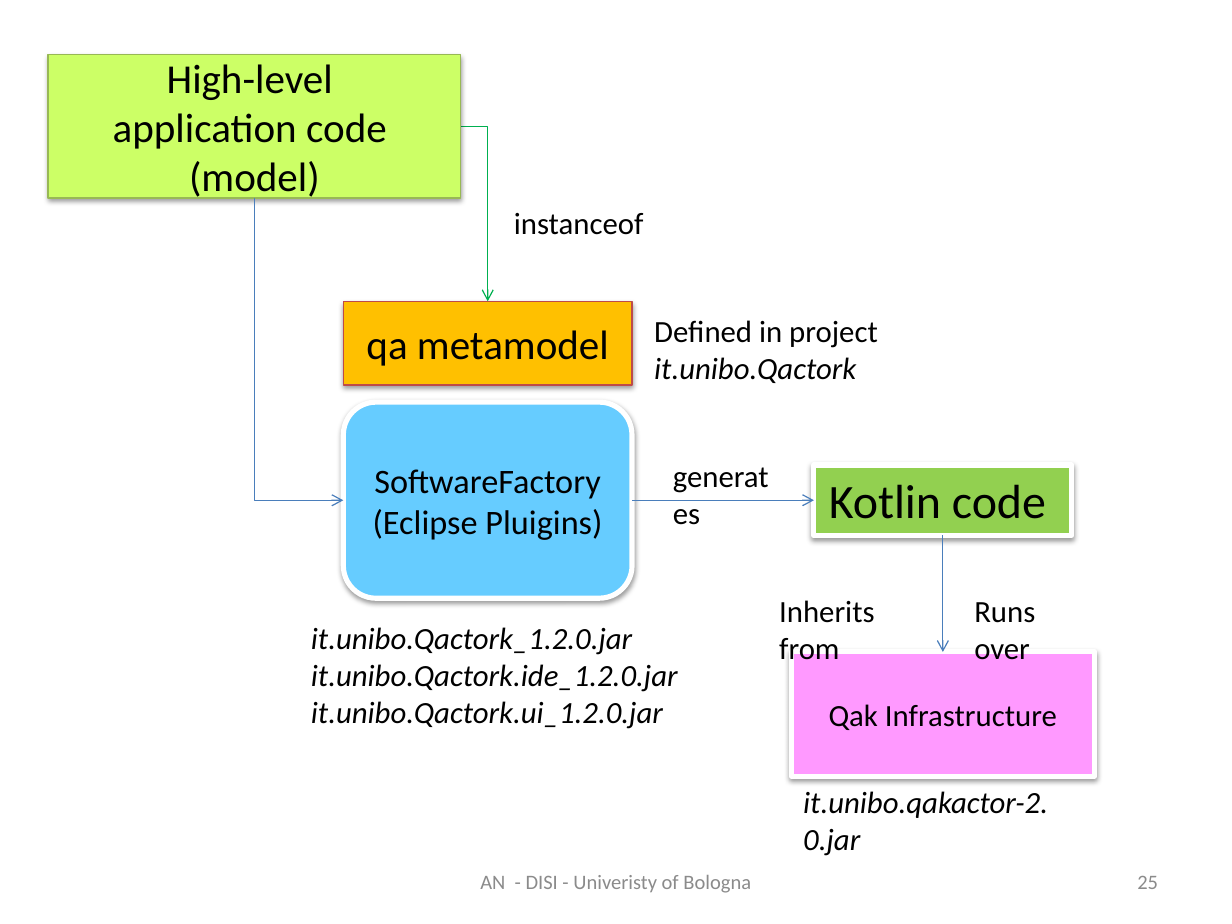
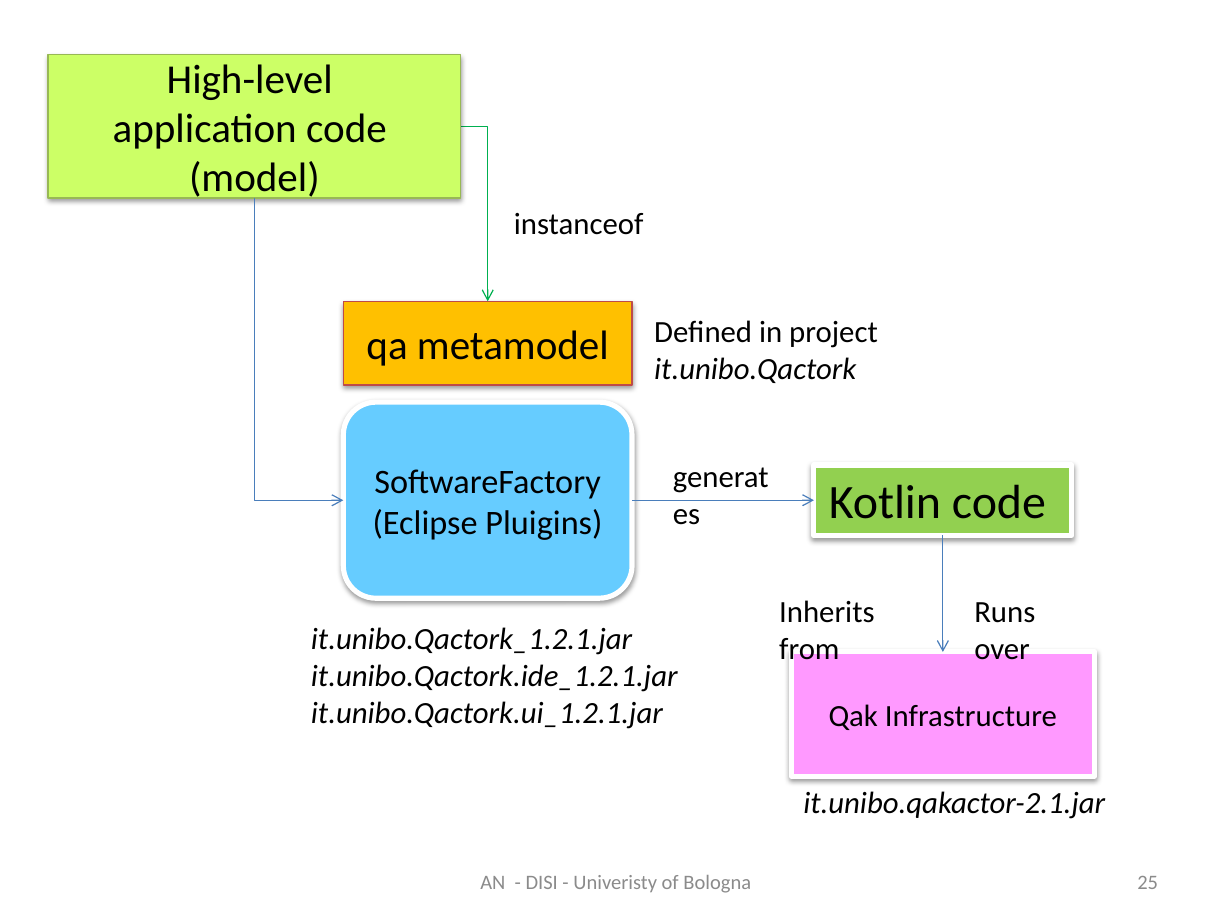
Before and after one commit to anatali/iss2020LabBo, a slide deck: slide 25 of it.unibo.issLabStart/userDocs/ISSM2020.pptx. Drawn at 1232x924 pixels with LibreOffice and Linux fonts; fonts in the diff are those of the drawing. Boxes give left, top, right and bottom in pixels: in the first picture for what was removed or moved away, otherwise in the second. Text is boxed around its words. In the diff, an @@ line names an element or a change of style, - is before the commit and + after.

```diff
--- a/it.unibo.issLabStart/userDocs/ISSM2020.pptx
+++ b/it.unibo.issLabStart/userDocs/ISSM2020.pptx
@@ text at bbox=[311, 627, 678, 729]: text changed @@
-it.unibo.Qactork_1.2.0.jar
-it.unibo.Qactork.ide_1.2.0.jar
-it.unibo.Qactork.ui_1.2.0.jar
+it.unibo.Qactork_1.2.1.jar
+it.unibo.Qactork.ide_1.2.1.jar
+it.unibo.Qactork.ui_1.2.1.jar
@@ text at bbox=[803, 791, 1105, 819]: text changed @@
-it.unibo.qakactor-2.0.jar
+it.unibo.qakactor-2.1.jar
```
Also in this commit, not shown: 28 other files.
